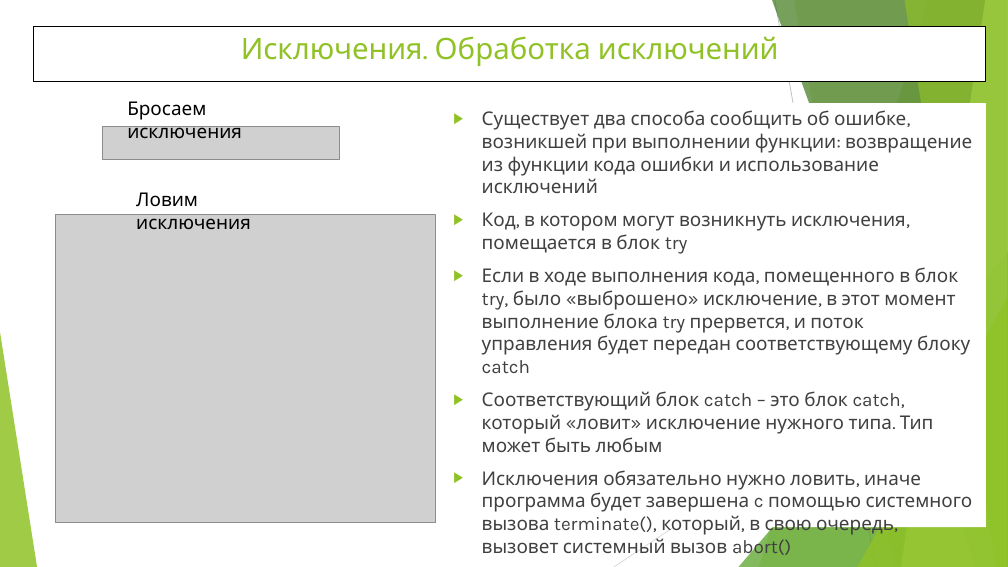
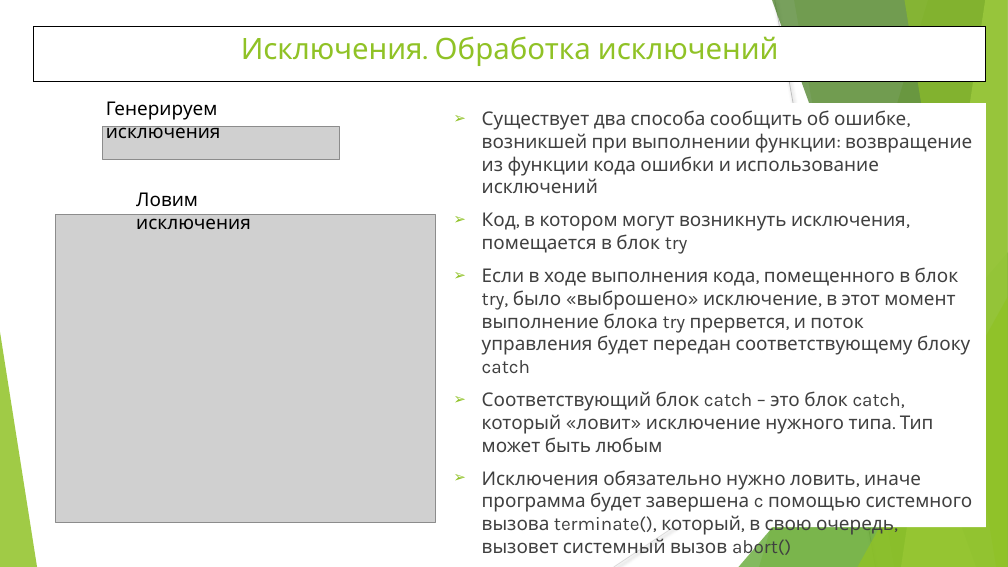
Before and after one commit to WhiteCatStudies/lectures, a slide deck: slide 3 of pt1/lectures/lecture5/lecture5.pptx. Drawn at 1008x567 pixels with LibreOffice and Linux fonts; fonts in the diff are those of the drawing; grey boxes stand for pictures. Boxes give left, top, right and bottom in pixels: in the first picture for what was removed or moved away, otherwise in the second. Text is boxed around its words. In the diff, an @@ line names an element or a change of style, - is before the commit and + after.

```diff
--- a/pt1/lectures/lecture5/lecture5.pptx
+++ b/pt1/lectures/lecture5/lecture5.pptx
@@ text at box(106, 101, 221, 138): text changed @@
-Бросаем исключения
+Генерируем исключения
@@ text "Существует два способа сообщить об ..." at box(446, 103, 986, 527): bullet ▶ to ➢ @@
```
Also in this commit, not shown: 8 other slides changed, 6 slides added, 1 slide removed, 31 other files.
